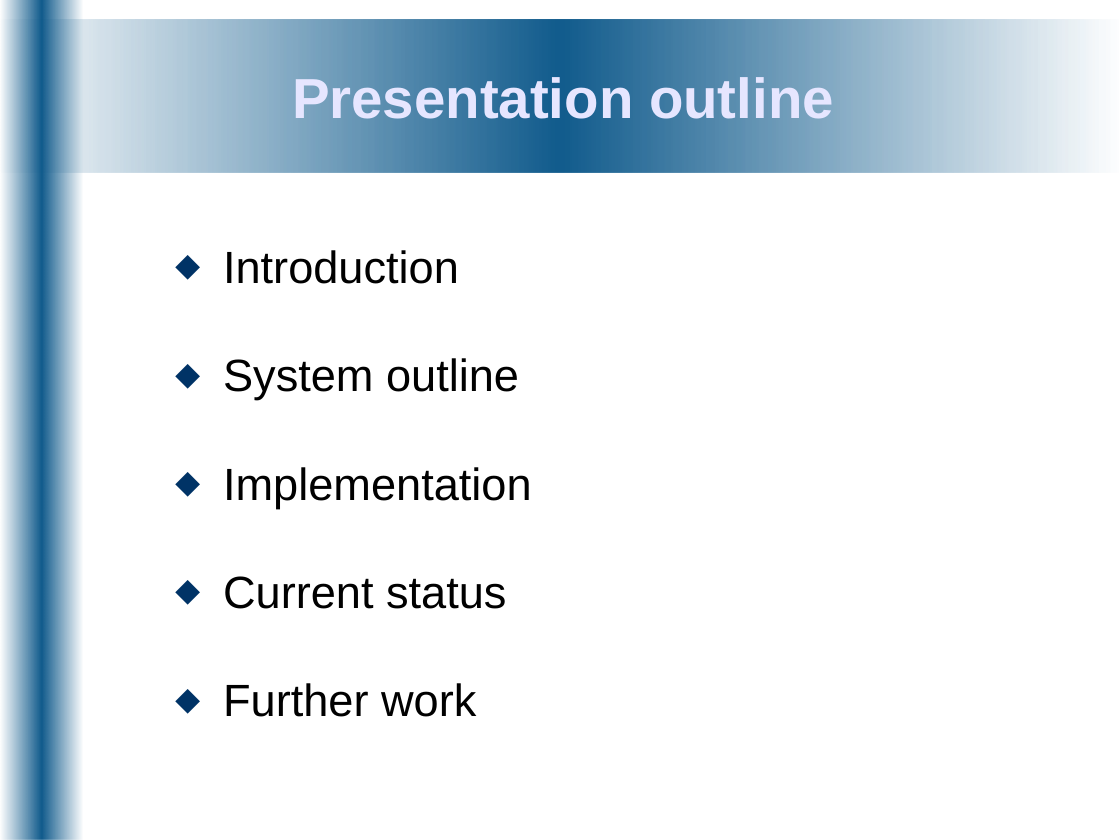
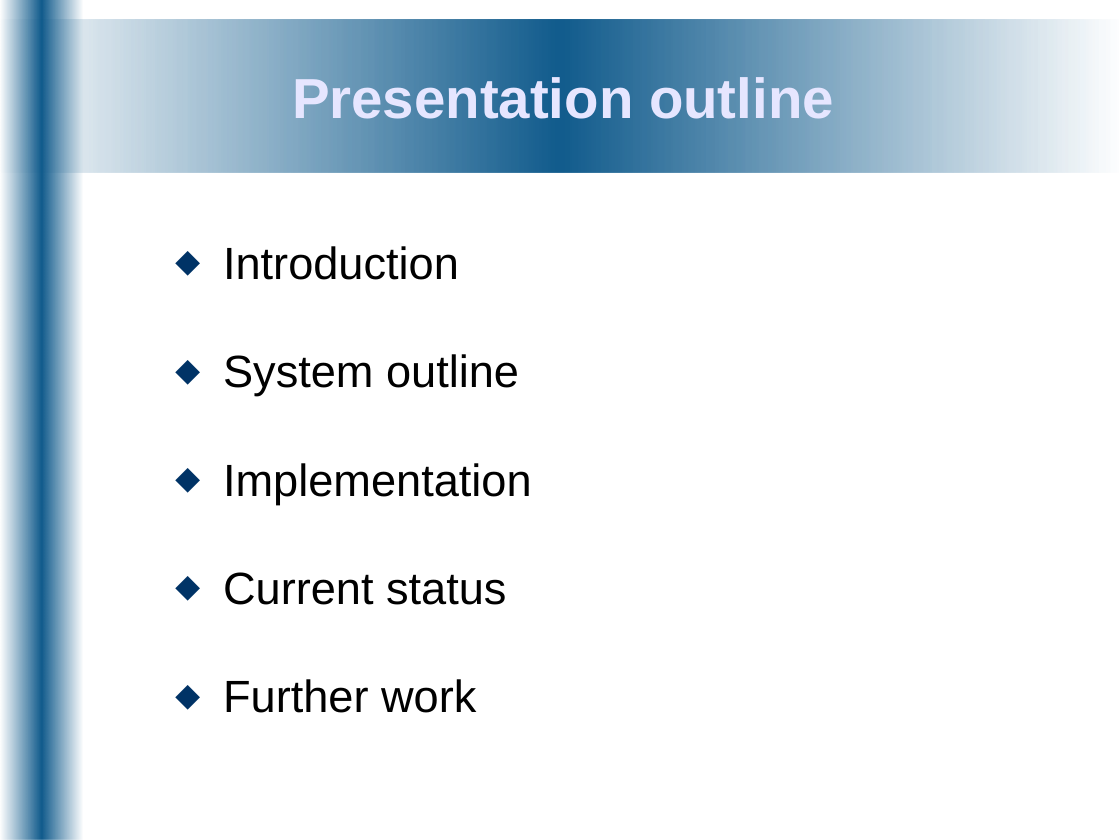
Before and after one commit to DorisGao/personal-uni, a slide deck: slide 2 of ee4p/docs/Presentations/bench_inspect-0812071414.odp. Drawn at 1120x840 pixels with LibreOffice and Linux fonts; fonts in the diff are those of the drawing. Boxes give left, top, right and bottom in pixels: in the first picture for what was removed or moved away, otherwise in the second. Text is boxed around its words. In the diff, an @@ line names an element or a change of style, - is before the commit and + after.

```diff
--- a/ee4p/docs/Presentations/bench_inspect-0812071414.odp
+++ b/ee4p/docs/Presentations/bench_inspect-0812071414.odp
@@ text "Introduction": place and size @@
-text "Introduction" at <box>223,250,532,717</box>
+text "Introduction" at <box>223,246,532,713</box>
```
Also in this commit, not shown: 12 other slides changed, 3 slides added, 1 slide removed, 1 other file.
